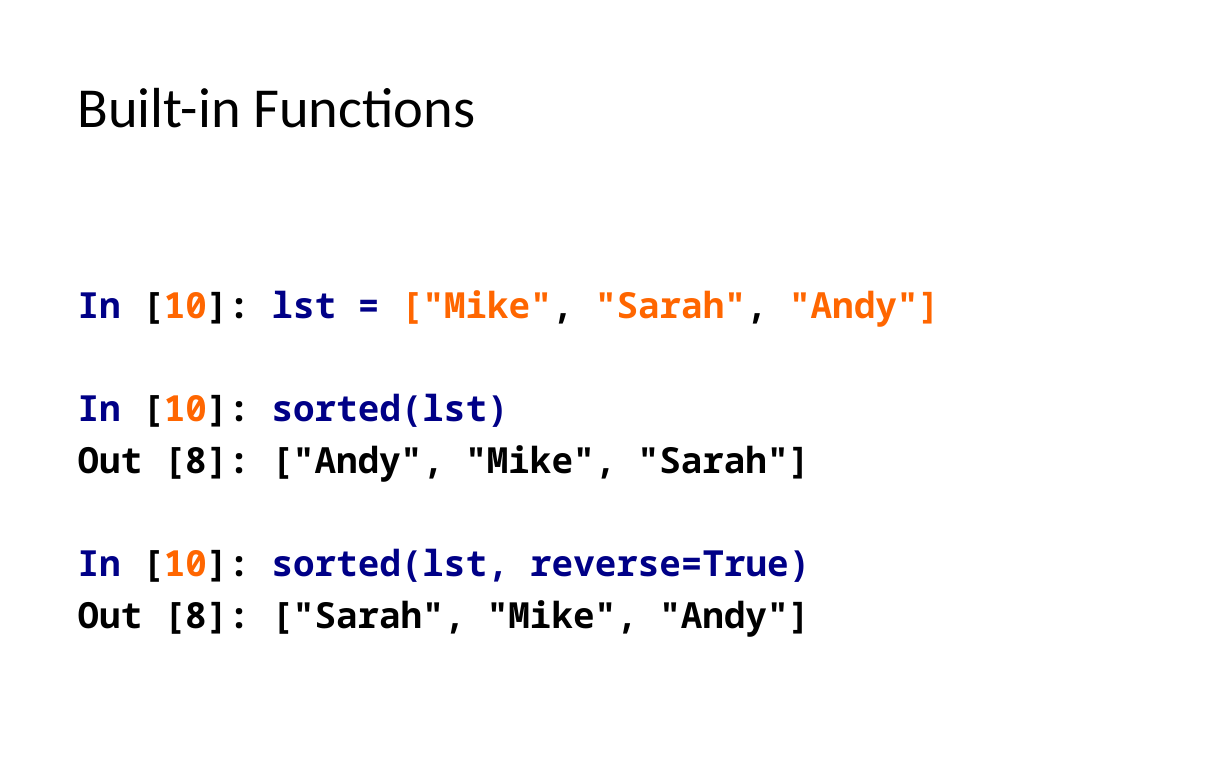
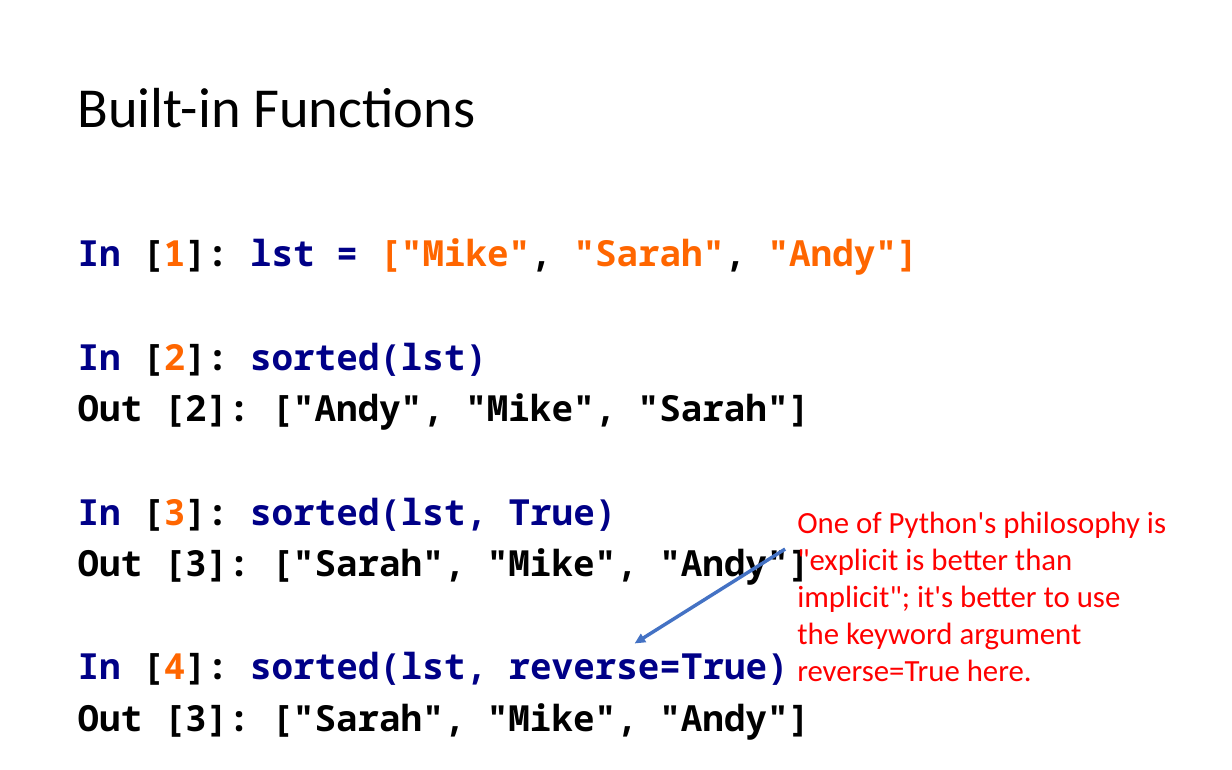
Before and after one commit to LongBaoNguyen/longbaonguyen.github.io, a slide deck: slide 11 of courses/apcsp/lect8.pptx (slide 10 before the commit). Drawn at 1232x770 pixels with LibreOffice and Linux fonts; fonts in the diff are those of the drawing. Boxes give left, top, right and bottom in pixels: in the first picture for what was removed or moved away, otherwise in the second. Text is boxed around its words. In the diff, an @@ line names an element or a change of style, - is before the commit and + after.

```diff
--- a/courses/apcsp/lect8.pptx
+++ b/courses/apcsp/lect8.pptx
@@ text at box(78, 238, 919, 740): text changed @@
-In [10]: lst = ["Mike", "Sarah", "Andy"]
-In [10]: sorted(lst)
-Out [8]: ["Andy", "Mike", "Sarah"]
-In [10]: sorted(lst, reverse=True)
-Out [8]: ["Sarah", "Mike", "Andy"]
+In [1]: lst = ["Mike", "Sarah", "Andy"]
+In [2]: sorted(lst)
+Out [2]: ["Andy", "Mike", "Sarah"]
+In [3]: sorted(lst, True)
+Out [3]: ["Sarah", "Mike", "Andy"]
+In [4]: sorted(lst, reverse=True)
+Out [3]: ["Sarah", "Mike", "Andy"]
@@ text added at box(797, 511, 1166, 682), 18 pt, text #FF0000 @@
+One of Python's philosophy is "explicit is better than
+implicit"; it's better to use the keyword argument
+reverse=True here.
@@ arrow added from (785, 549) to (634, 643), #4472C4 2 pt @@
```
Also in this commit, not shown: 7 other slides changed, 1 slide added, 1 slide removed, 7 other files.
